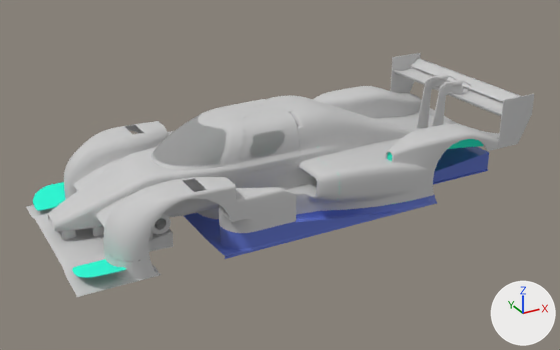
Renders of the FBX model Assets/424 3D Model/Car V3/424_SE_Nurburgring.fbx from each side of a commit.
Rendered twice from a camera (50 mm lens) standing at (-2.15, -6.46, 3.45) and looking at (1.37, -0.07, 0.26). Lighting does not change. The marker at lower right points along +X, +Y and +Z. Where no turn or scale is listed for an object, it has been applied to the vertices.

Script lines for the objects in view, before the commit:
```python
ob_424_bodywork_out_low = bpy.data.objects.new('424_Bodywork_Out_Low', me_mesh_023)
ob_424_bodywork_out_low.location = (0.0, 0.0, 0.0)
ob_424_cockpit_out_low = bpy.data.objects.new('424_CockPit_Out_Low', me_mesh_030)
ob_424_cockpit_out_low.location = (0.0, 0.0, 0.0)
ob_424_door_l_low = bpy.data.objects.new('424_Door_L_Low', me_mesh_031)
ob_424_door_l_low.location = (0.0, 0.0, 0.0)
ob_424_door_r_low = bpy.data.objects.new('424_Door_R_Low', me_mesh_032)
ob_424_door_r_low.location = (0.0, 0.0, 0.0)
ob_424_fronttip_low = bpy.data.objects.new('424_FrontTip_Low', me_mesh_033)
ob_424_fronttip_low.location = (-0.922, 0.0, 0.256)
ob_424_nosecone_low = bpy.data.objects.new('424_Nosecone_Low', me_mesh_035)
ob_424_nosecone_low.location = (0.0, 0.0, 0.0)
ob_424_pillars_low = bpy.data.objects.new('424_Pillars_Low', me_mesh_034)
ob_424_pillars_low.location = (0.0, 0.0, 0.0)
ob_424_window_frit_low = bpy.data.objects.new('424_Window_Frit_Low', me_mesh_027)
ob_424_window_frit_low.location = (0.0, 0.0, 0.0)
ob_424_windshield_frit_low = bpy.data.objects.new('424_WindShield_Frit_Low', me_mesh_028)
ob_424_windshield_frit_low.location = (0.0, 0.0, 0.0)
# also in view: '424_Floor_Low' at (2.03, 0.0, 0.1); '424_Windshield_Low' at (0.4, 0.0, 0.81); '424_RearWing_Pillars_Low' at (3.44, 0.0, 0.55); '424_FrontWing_Low' at (-0.5, 0.0, 0.11); '424_Front_DiveVane_Low' at (-0.76, 0.0, 0.14)
```
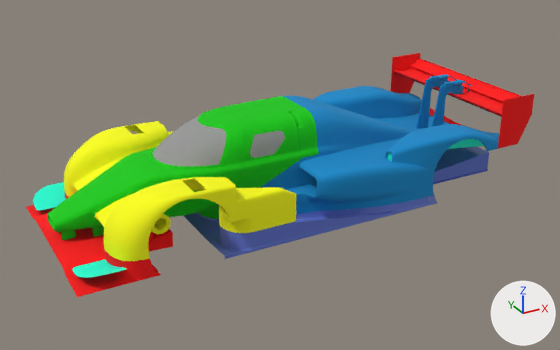
Where the newer file only moved an object's origin or applied its transform, the numbers keep the older frame.

Boxes (x1, y1, x2, y2) around the edits, measured in the pictures (560 x 350 px):
'424_Bodywork_Out_Low', recoloured (grey to blue): (260, 86, 499, 215) in both
'424_FrontBodywork_Low', recoloured (grey to yellow): (64, 121, 296, 261) in both
'424_CockPit_Out_Low', recoloured (grey to green): (121, 96, 319, 219) in both
'424_FrontWing_Low', recoloured (grey to red): (26, 193, 173, 297) in both
'424_RearWing_Low', recoloured (grey to red): (390, 53, 534, 149) in both
'424_Nosecone_Low', recoloured (grey to green): (51, 160, 142, 231) in both
'424_Door_L_Low', recoloured (grey to green): (240, 110, 300, 173) in both
'424_RearWing_Flap_Low', recoloured (grey to red): (410, 58, 521, 102) in both
'424_RearWing_Pillars_Low', recoloured (grey to blue): (416, 78, 463, 128) in both
'424_WindShield_Frit_Low', recoloured (grey to green): (151, 110, 233, 170) in both
'424_Door_R_Low', recoloured (grey to green): (219, 99, 270, 109) in both
'424_RearWing_Actuator_Low', recoloured (grey to blue): (429, 74, 472, 91) in both
'424_Pillars_Low', recoloured (grey to green): (57, 226, 104, 240) in both
'424_Window_Frit_Low', recoloured (grey to green): (248, 129, 286, 159) in both
'424_FrontTip_Low', recoloured: (48, 212, 58, 232) in both
'424_Gurney_Low', recoloured: (429, 108, 464, 126) in both

What changed in the scene script:
```text
Change mat_424_1011_001:
    mat_424_1011_001.base_color: (0.588, 0.588, 0.588) -> (0.0, 0.586, 0.0)  # light grey #cacaca -> green #00c900
Change mat_424_1001:
    mat_424_1001.base_color: (0.588, 0.588, 0.588) -> (1.0, 0.0, 0.0)  # light grey #cacaca -> red #ff0000
Change mat_424_1002:
    mat_424_1002.base_color: (0.588, 0.588, 0.588) -> (0.0, 0.251, 0.586)  # light grey #cacaca -> blue #0089c9
Change mat_424_1012:
    mat_424_1012.base_color: (0.588, 0.588, 0.588) -> (0.974, 1.0, 0.0)  # light grey #cacaca -> yellow #fcff00
```
